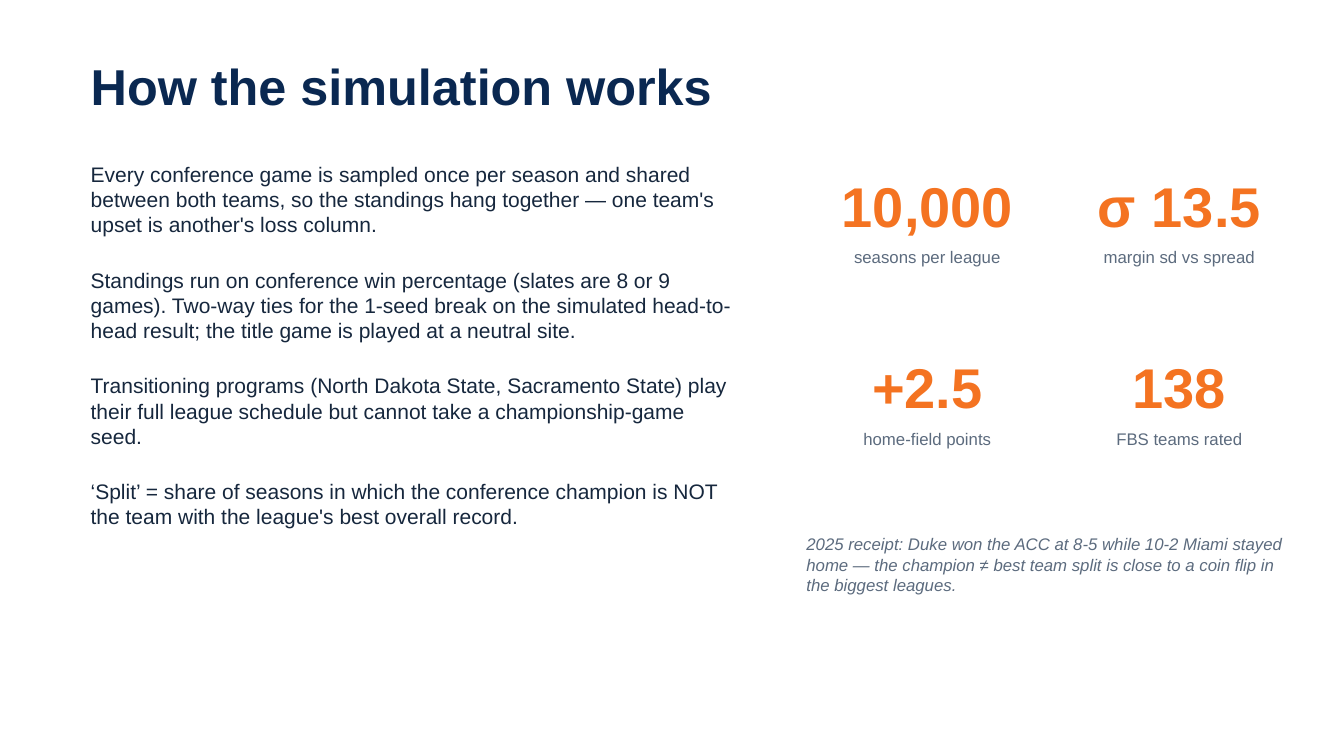
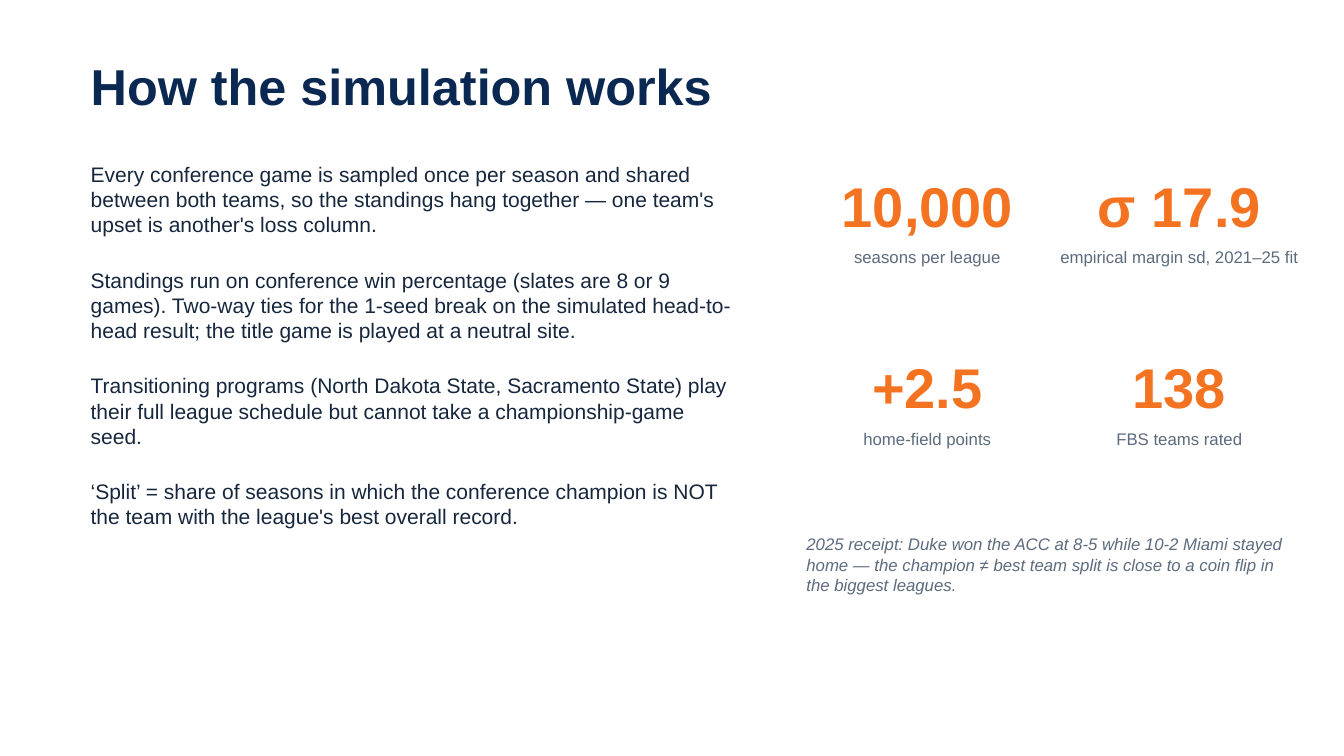
Before and after one commit to lucasalvarezflorida-lab/ncaa-fbs-analytics, a slide deck: slide 2 of decks/2026_Season_Sim_Overview.pptx. Drawn at 1344x756 pixels with LibreOffice and Linux fonts; fonts in the diff are those of the drawing. Boxes give left, top, right and bottom in pixels: in the first picture for what was removed or moved away, otherwise in the second. Text is boxed around its words. In the diff, an @@ line names an element or a change of style, - is before the commit and + after.

```diff
--- a/decks/2026_Season_Sim_Overview.pptx
+++ b/decks/2026_Season_Sim_Overview.pptx
@@ text at bbox=[1098, 188, 1261, 228]: text changed @@
-σ 13.5
+σ 17.9
@@ text at bbox=[1060, 251, 1298, 267]: text changed @@
-margin sd vs spread
+empirical margin sd, 2021–25 fit
```
Also in this commit, not shown: 4 other slides changed, 10 other files.
